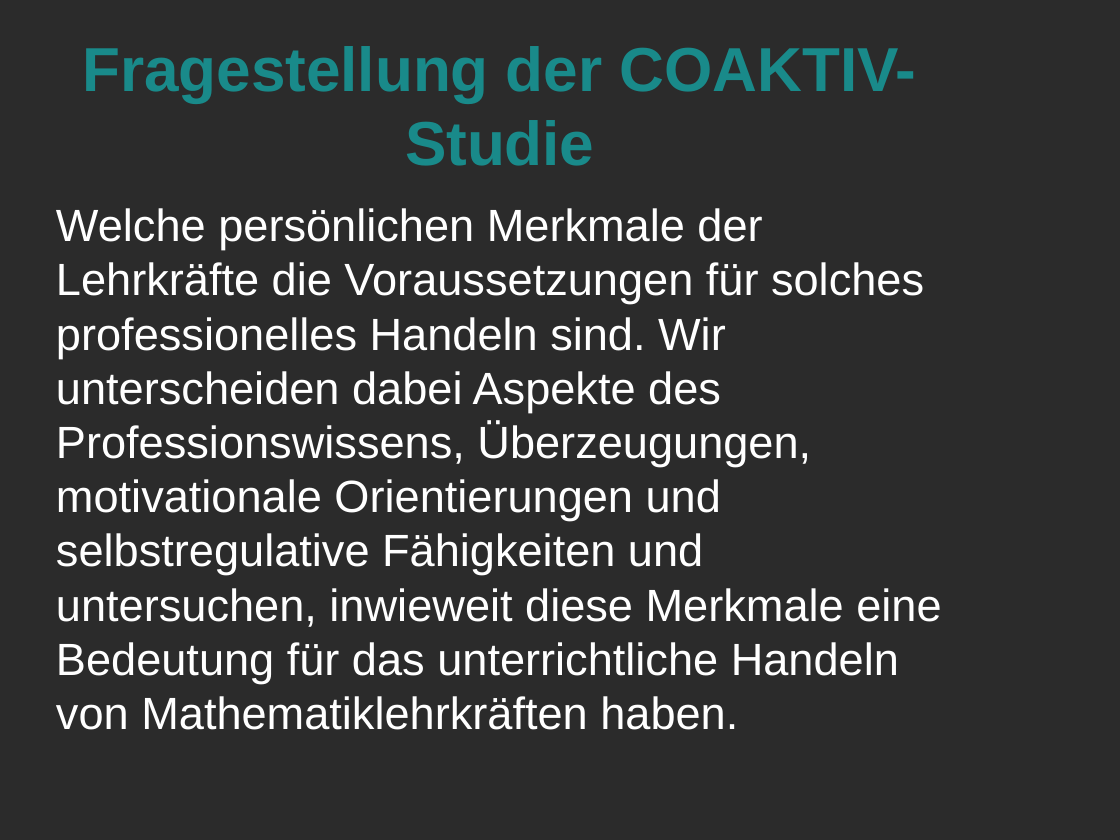
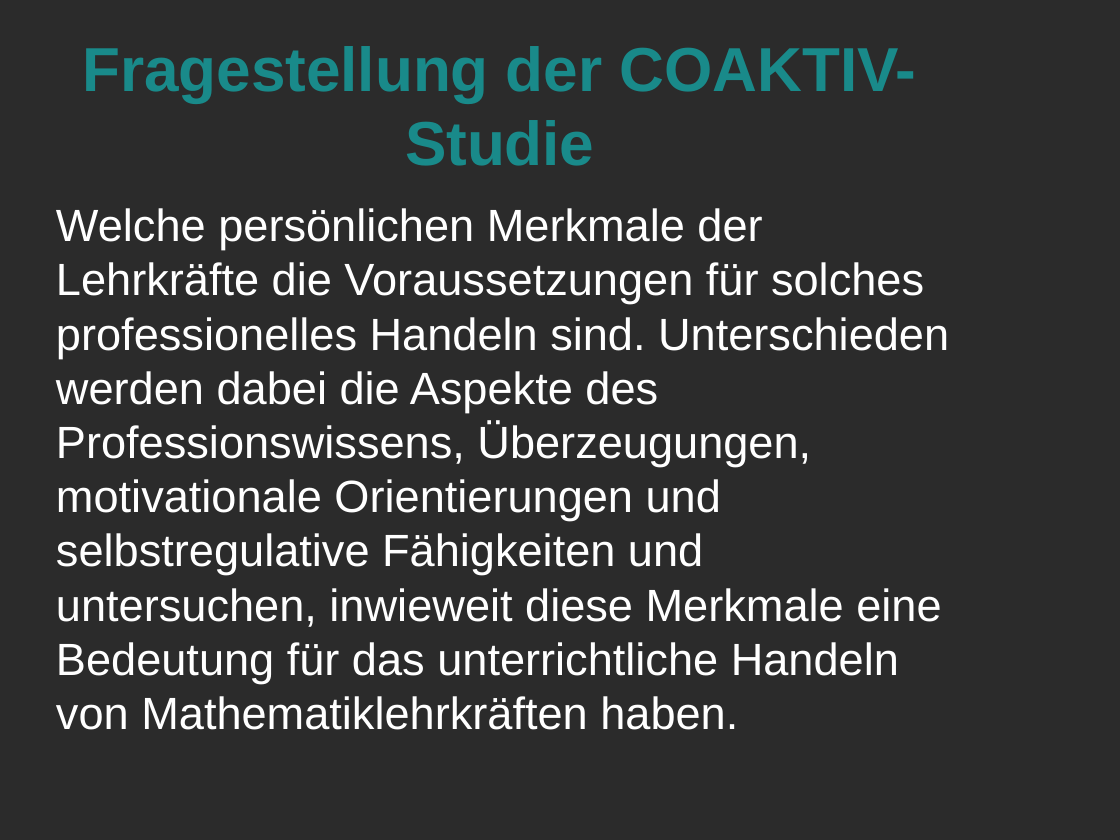
Before and after one commit to LorenzMueller/SS19, a slide deck: slide 7 of Mathe Didaktik/Präsentation.odp (slide 5 before the commit). Drawn at 1120x840 pixels with LibreOffice and Linux fonts; fonts in the diff are those of the drawing; background and template pictures are left out; a plain dark background stands for a picture behind light text. Boxes give left, top, right and bottom in pixels: in the first picture for what was removed or moved away, otherwise in the second. Text is boxed around its words. In the diff, an @@ line names an element or a change of style, - is before the commit and + after.

```diff
--- a/Mathe Didaktik/Präsentation.odp
+++ b/Mathe Didaktik/Präsentation.odp
@@ text at <box>56,208,949,730</box>: text changed @@
-Welche persönlichen Merkmale der Lehrkräfte die Voraussetzungen für solches professionelles Handeln sind. Wir unterscheiden dabei Aspekte des Professionswissens, Überzeugungen, motivationale Orientierungen und selbstregulative Fähigkeiten und untersuchen, inwieweit diese Merkmale eine Bedeutung für das unterrichtliche Handeln von Mathematiklehrkräften haben.
+Welche persönlichen Merkmale der Lehrkräfte die Voraussetzungen für solches professionelles Handeln sind. Unterschieden werden dabei die Aspekte des Professionswissens, Überzeugungen, motivationale Orientierungen und selbstregulative Fähigkeiten und untersuchen, inwieweit diese Merkmale eine Bedeutung für das unterrichtliche Handeln von Mathematiklehrkräften haben.
```
Also in this commit, not shown: 3 other slides changed, 5 slides added, 2 other files.
